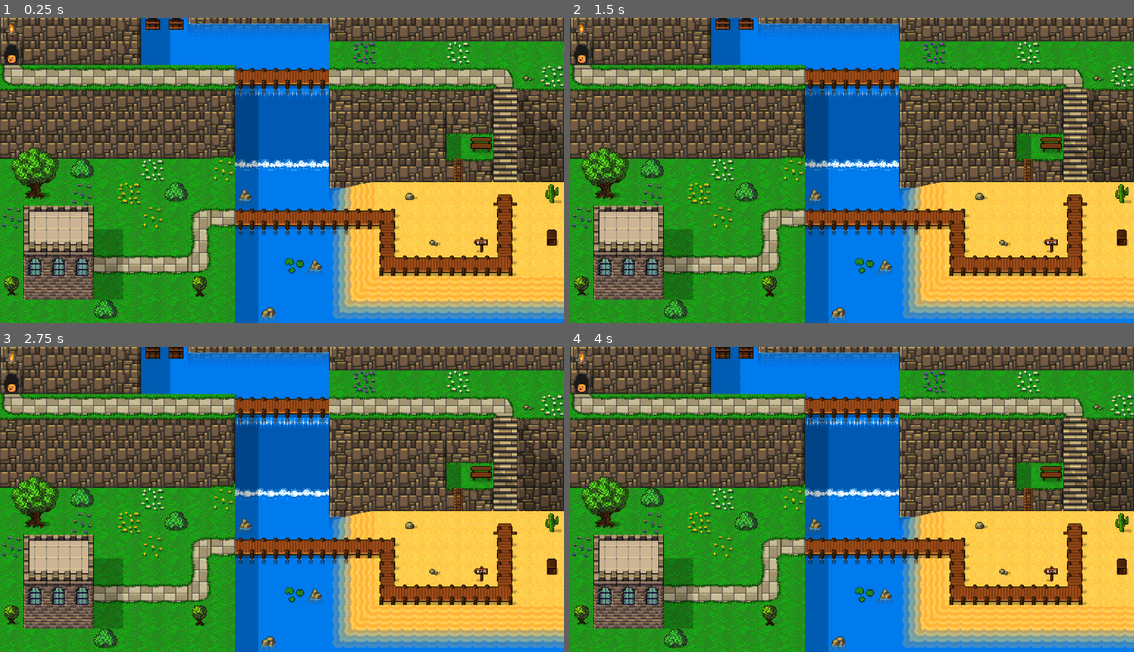
Above: before the commit, frames 1-4 (two rows, left to right).
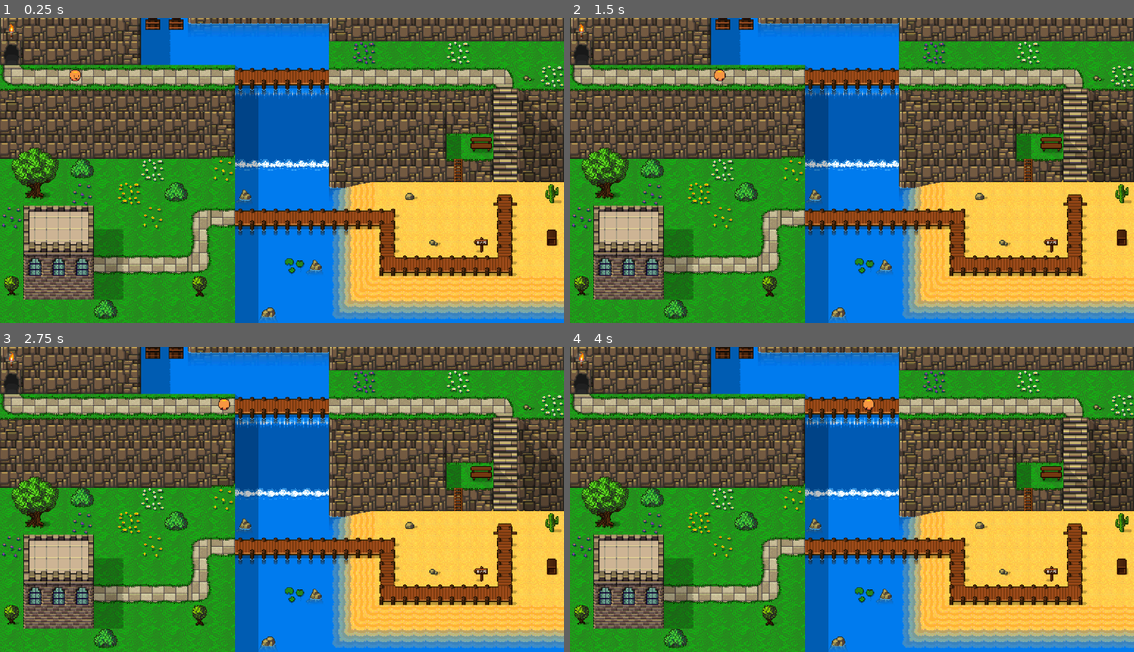
Above: after the commit, the same moments.

Repository: RoboFox031/Citadel-Clash
Game: Godot game, scene res://Scenes/level_1.tscn
The game is run twice, just before and just after one commit, with the same random seed, the same clock (stepped at 60 frames per second) and the same inputs.
Inputs:
- Up to frame 1 (0.25 s): no input
- Up to frame 2 (1.5 s): no input
- Up to frame 3 (2.75 s): no input
- Up to frame 4 (4 s): no input

The runs differ from the first frame. In frame 1, 0.1% of the frame differs, in the area x 1-15%, y 12-21%; in frame 2, 0.1%; in frame 3, 0.1%, in the area x 1-41%, y 12-21%; in frame 4, 0.1%.

Commit message:
Made enemy scene

Diff:
--- a/Scenes/level_1.tscn
+++ b/Scenes/level_1.tscn
@@ -1,7 +1,7 @@
 [gd_scene load_steps=9 format=4 uid="uid://chec1wkjibv7c"]
 
 [ext_resource type="Texture2D" uid="uid://c6x8tj4jxeq8t" path="res://Sprites/TileMap.png" id="1_0ujvt"]
-[ext_resource type="Texture2D" uid="uid://dyoicxscrtk1t" path="res://Sprites/enemySheet.png" id="2_84ds3"]
+[ext_resource type="PackedScene" uid="uid://0doyrggyia45" path="res://Scenes/weak_enemy.tscn" id="2_p4mvo"]
 
 [sub_resource type="TileSetAtlasSource" id="TileSetAtlasSource_6thjx"]
 texture = ExtResource("1_0ujvt")
@@ -1038,42 +1038,41 @@
 }
 point_count = 26
 
-[sub_resource type="Animation" id="Animation_4k2cf"]
+[sub_resource type="Animation" id="Animation_nv8rb"]
 resource_name = "new_animation"
-length = 20.0
-loop_mode = 1
+length = 10.0
 tracks/0/type = "value"
 tracks/0/imported = false
 tracks/0/enabled = true
-tracks/0/path = NodePath("Path2D/PathFollow2D:progress_ratio")
+tracks/0/path = NodePath("Path2D/weakEnemy:progress")
 tracks/0/interp = 1
-tracks/0/loop_wrap = false
+tracks/0/loop_wrap = true
 tracks/0/keys = {
-"times": PackedFloat32Array(0, 20),
+"times": PackedFloat32Array(0, 10),
 "transitions": PackedFloat32Array(1, 1),
 "update": 0,
-"values": [0.0, 1.0]
+"values": [90.09, 900.9]
 }
 
-[sub_resource type="Animation" id="Animation_0624b"]
+[sub_resource type="Animation" id="Animation_okjl2"]
 length = 0.001
 tracks/0/type = "value"
 tracks/0/imported = false
 tracks/0/enabled = true
-tracks/0/path = NodePath("Path2D/PathFollow2D:progress_ratio")
+tracks/0/path = NodePath("Path2D/weakEnemy:progress")
 tracks/0/interp = 1
 tracks/0/loop_wrap = true
 tracks/0/keys = {
 "times": PackedFloat32Array(0),
 "transitions": PackedFloat32Array(1),
 "update": 0,
-"values": [0.0]
+"values": [90.09]
 }
 
-[sub_resource type="AnimationLibrary" id="AnimationLibrary_3rffg"]
+[sub_resource type="AnimationLibrary" id="AnimationLibrary_nyvwo"]
 _data = {
-"RESET": SubResource("Animation_0624b"),
-"new_animation": SubResource("Animation_4k2cf")
+"RESET": SubResource("Animation_okjl2"),
+"new_animation": SubResource("Animation_nv8rb")
 }
 
 [node name="level1" type="Node2D"]
@@ -1107,17 +1106,13 @@
 [node name="Path2D" type="Path2D" parent="."]
 curve = SubResource("Curve2D_uug4a")
 
-[node name="PathFollow2D" type="PathFollow2D" parent="Path2D"]
-position = Vector2(-80, -104)
-scale = Vector2(0.8, 0.8)
+[node name="weakEnemy" parent="Path2D" instance=ExtResource("2_p4mvo")]
+position = Vector2(-13.9214, -80)
+progress = 90.09
 rotates = false
-
-[node name="Sprite2D" type="Sprite2D" parent="Path2D/PathFollow2D"]
-texture = ExtResource("2_84ds3")
-region_enabled = true
-region_rect = Rect2(0, 32, 16, 16)
 
 [node name="AnimationPlayer" type="AnimationPlayer" parent="."]
 libraries = {
-"": SubResource("AnimationLibrary_3rffg")
+"": SubResource("AnimationLibrary_nyvwo")
 }
+autoplay = "new_animation"
--- /dev/null
+++ b/Scenes/weak_enemy.tscn
@@ -0,0 +1,61 @@
+[gd_scene load_steps=9 format=3 uid="uid://0doyrggyia45"]
+
+[ext_resource type="Texture2D" uid="uid://dyoicxscrtk1t" path="res://Sprites/enemySheet.png" id="1_1ifgo"]
+
+[sub_resource type="AtlasTexture" id="AtlasTexture_ydnrx"]
+atlas = ExtResource("1_1ifgo")
+region = Rect2(0, 28, 16, 28)
+
+[sub_resource type="AtlasTexture" id="AtlasTexture_8nqtd"]
+atlas = ExtResource("1_1ifgo")
+region = Rect2(16, 28, 16, 28)
+
+[sub_resource type="AtlasTexture" id="AtlasTexture_xltrw"]
+atlas = ExtResource("1_1ifgo")
+region = Rect2(32, 28, 16, 28)
+
+[sub_resource type="AtlasTexture" id="AtlasTexture_imj47"]
+atlas = ExtResource("1_1ifgo")
+region = Rect2(48, 28, 16, 28)
+
+[sub_resource type="AtlasTexture" id="AtlasTexture_n6g7b"]
+atlas = ExtResource("1_1ifgo")
+region = Rect2(64, 28, 16, 28)
+
+[sub_resource type="AtlasTexture" id="AtlasTexture_5bvm4"]
+atlas = ExtResource("1_1ifgo")
+region = Rect2(80, 28, 16, 28)
+
+[sub_resource type="SpriteFrames" id="SpriteFrames_erwhg"]
+animations = [{
+"frames": [{
+"duration": 1.0,
+"texture": SubResource("AtlasTexture_ydnrx")
+}, {
+"duration": 1.0,
+"texture": SubResource("AtlasTexture_8nqtd")
+}, {
+"duration": 1.0,
+"texture": SubResource("AtlasTexture_xltrw")
+}, {
+"duration": 1.0,
+"texture": SubResource("AtlasTexture_imj47")
+}, {
+"duration": 1.0,
+"texture": SubResource("AtlasTexture_n6g7b")
+}, {
+"duration": 1.0,
+"texture": SubResource("AtlasTexture_5bvm4")
+}],
+"loop": true,
+"name": &"default",
+"speed": 5.0
+}]
+
+[node name="weakEnemy" type="PathFollow2D"]
+
+[node name="AnimatedSprite2D" type="AnimatedSprite2D" parent="."]
+sprite_frames = SubResource("SpriteFrames_erwhg")
+autoplay = "default"
+frame_progress = 0.74074
+flip_h = true
